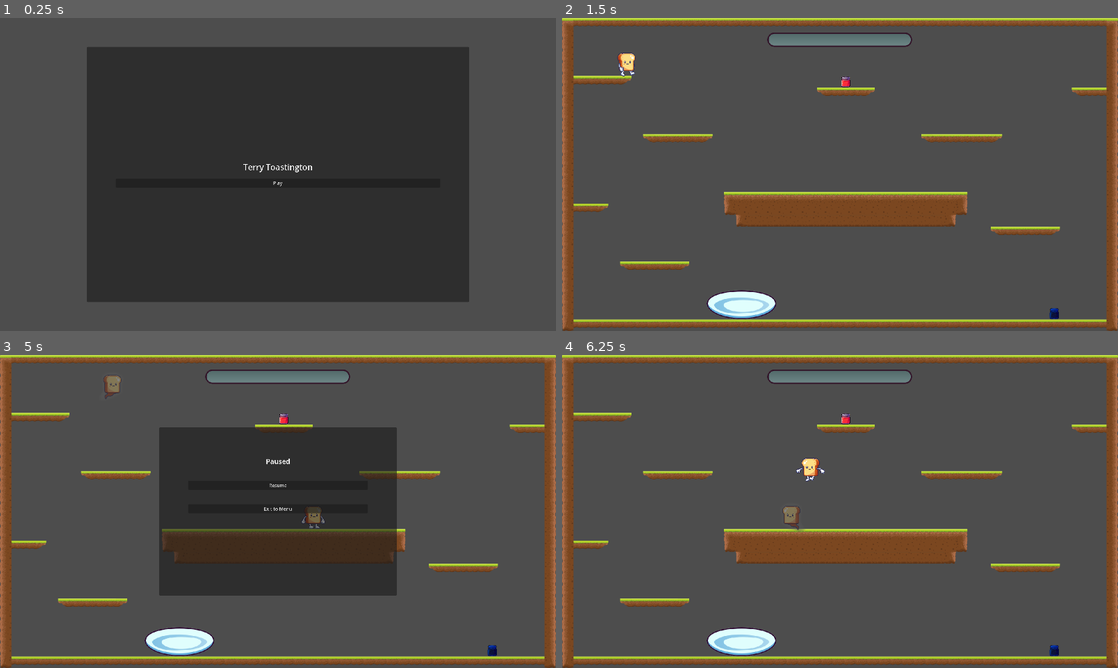
Above: before the commit, frames 1-4 (two rows, left to right).
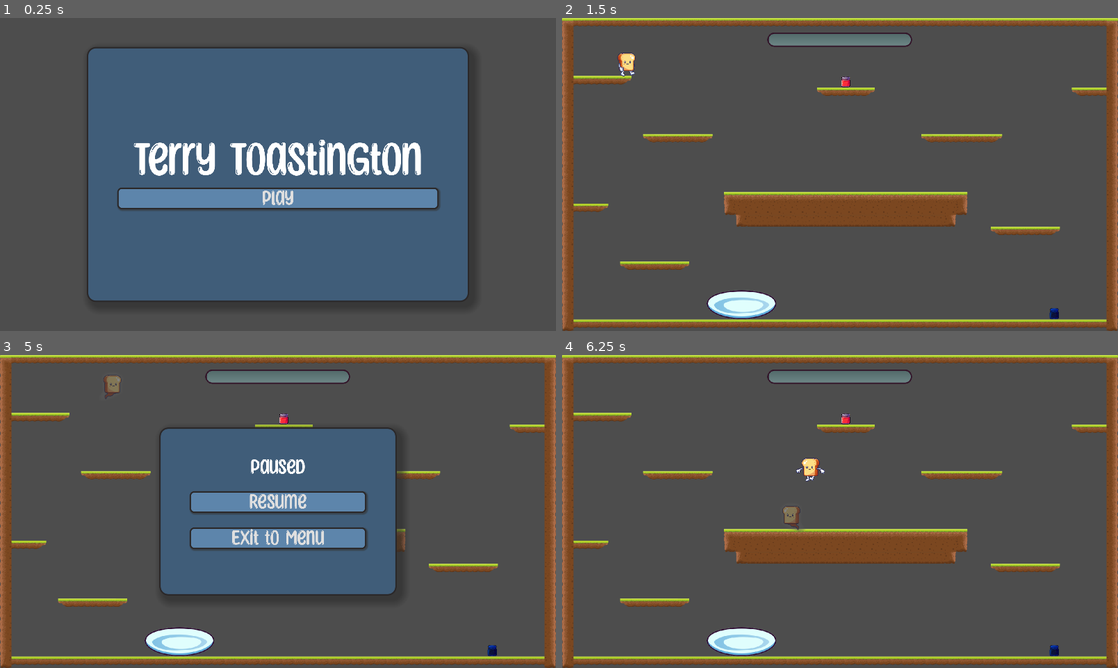
Above: after the commit, the same moments.

Repository: Alliance-of-Numpties/terry-toastington
Game: Godot game, scene res://scenes/home_menu.tscn
The game is run twice, just before and just after one commit, with the same random seed, the same clock (stepped at 60 frames per second) and the same inputs.
Inputs (mouse positions are in pixels of both pictures, inside the frame that each line leads up to):
- Up to frame 1 (0.25 s): no input
- Up to frame 2 (1.5 s): click "Play" at 0.5 s; tap Enter at 1.25 s; move the mouse to (962, 158) at 1.27 s; press the mouse at (962, 158) at 1.28 s; hold D (right) from 1.28 s (still down)
- Up to frame 3 (5 s): tap Space (jump) at 1.52, 2.27, 3.77, 4.52 s; move the mouse to (166, 527) at 2.02 s; release the mouse at (166, 527) at 2.03 s; click (166, 527) at 2.1 s; move the mouse to (333, 442) at 2.77 s; release D (right) at 2.78 s; press the mouse at (333, 442) at 2.78 s; hold A (left) 2.78-3.53 s; move the mouse to (250, 574) at 3.52 s; release the mouse at (250, 574) at 3.53 s; hold D (right) from 3.53 s (still down); click (250, 574) at 3.6 s; move the mouse to (444, 558) at 4.27 s; press the mouse at (444, 558) at 4.28 s; tap Escape (pause) at 4.9 s
- Up to frame 4 (6.25 s): release D (right) at 5 s; release the mouse at (1006, 558) at 5 s; click "Resume" at 5 s; move the mouse to (673, 464) at 5.77 s; hold A (left) from 5.78 s (still down); click (673, 464) at 5.85 s; tap Space (jump) at 6.02 s

The runs differ from the first frame. In frame 1, 54% of the frame differs, in the area x 15-85%, y 9-91%; in frame 2, nothing differs; in frame 3, 22%; in frame 4, nothing differs.

Commit message:
Add the uitheme

Diff:
--- a/scenes/home_menu.tscn
+++ b/scenes/home_menu.tscn
@@ -1,6 +1,7 @@
-[gd_scene load_steps=2 format=3 uid="uid://djqwrq68u16oe"]
+[gd_scene load_steps=3 format=3 uid="uid://djqwrq68u16oe"]
 
 [ext_resource type="Script" path="res://scenes/home_menu.gd" id="1_a04vd"]
+[ext_resource type="Theme" uid="uid://dq20watocg4r0" path="res://uitheme.tres" id="1_rtgdx"]
 
 [node name="HomeMenu" type="Control"]
 layout_mode = 3
@@ -9,6 +10,7 @@
 anchor_bottom = 1.0
 grow_horizontal = 2
 grow_vertical = 2
+theme = ExtResource("1_rtgdx")
 script = ExtResource("1_a04vd")
 
 [node name="MarginContainer" type="MarginContainer" parent="."]
--- a/scenes/main.tscn
+++ b/scenes/main.tscn
@@ -1,9 +1,10 @@
-[gd_scene load_steps=5 format=3 uid="uid://doscg0l784buy"]
+[gd_scene load_steps=6 format=3 uid="uid://doscg0l784buy"]
 
 [ext_resource type="Script" path="res://scenes/main.gd" id="1_eweg8"]
 [ext_resource type="PackedScene" uid="uid://drl07qwrgk6kx" path="res://scenes/level1.tscn" id="2_a0qif"]
 [ext_resource type="PackedScene" uid="uid://y4myx5d48fjb" path="res://music.tscn" id="2_vim5l"]
 [ext_resource type="PackedScene" uid="uid://djqwrq68u16oe" path="res://scenes/home_menu.tscn" id="3_c6lai"]
+[ext_resource type="PackedScene" uid="uid://bskr03k7bgleo" path="res://scenes/pause_menu.tscn" id="5_w54vl"]
 
 [node name="Main" type="Node"]
 script = ExtResource("1_eweg8")
@@ -12,57 +13,8 @@
 
 [node name="Music" parent="." instance=ExtResource("2_vim5l")]
 
-[node name="PauseMenu" type="Control" parent="."]
-process_mode = 2
+[node name="PauseMenu" parent="." instance=ExtResource("5_w54vl")]
 visible = false
-z_index = 200
-layout_mode = 3
-anchors_preset = 15
-anchor_right = 1.0
-anchor_bottom = 1.0
-grow_horizontal = 2
-grow_vertical = 2
 
-[node name="MarginContainer" type="MarginContainer" parent="PauseMenu"]
-layout_mode = 1
-anchors_preset = 15
-anchor_right = 1.0
-anchor_bottom = 1.0
-grow_horizontal = 2
-grow_vertical = 2
-theme_override_constants/margin_left = 550
-theme_override_constants/margin_top = 250
-theme_override_constants/margin_right = 550
-theme_override_constants/margin_bottom = 250
-
-[node name="PanelContainer" type="PanelContainer" parent="PauseMenu/MarginContainer"]
-layout_mode = 2
-
-[node name="MarginContainer" type="MarginContainer" parent="PauseMenu/MarginContainer/PanelContainer"]
-layout_mode = 2
-theme_override_constants/margin_left = 100
-theme_override_constants/margin_top = 100
-theme_override_constants/margin_right = 100
-theme_override_constants/margin_bottom = 100
-
-[node name="VBoxContainer" type="VBoxContainer" parent="PauseMenu/MarginContainer/PanelContainer/MarginContainer"]
-layout_mode = 2
-theme_override_constants/separation = 50
-
-[node name="Label" type="Label" parent="PauseMenu/MarginContainer/PanelContainer/MarginContainer/VBoxContainer"]
-layout_mode = 2
-theme_type_variation = &"HeaderMedium"
-text = "Paused"
-horizontal_alignment = 1
-
-[node name="Resume" type="Button" parent="PauseMenu/MarginContainer/PanelContainer/MarginContainer/VBoxContainer"]
-layout_mode = 2
-text = "Resume"
-
-[node name="Exit To Menu" type="Button" parent="PauseMenu/MarginContainer/PanelContainer/MarginContainer/VBoxContainer"]
-layout_mode = 2
-text = "Exit to Menu
-"
-
-[connection signal="pressed" from="PauseMenu/MarginContainer/PanelContainer/MarginContainer/VBoxContainer/Resume" to="." method="resume_game"]
-[connection signal="pressed" from="PauseMenu/MarginContainer/PanelContainer/MarginContainer/VBoxContainer/Exit To Menu" to="." method="exit_to_menu"]
+[connection signal="quit" from="PauseMenu" to="." method="exit_to_menu"]
+[connection signal="resume" from="PauseMenu" to="." method="resume_game"]
--- /dev/null
+++ b/scenes/pause_menu.tscn
@@ -0,0 +1,60 @@
+[gd_scene load_steps=3 format=3 uid="uid://bskr03k7bgleo"]
+
+[ext_resource type="Script" path="res://scripts/pause_menu.gd" id="1_nxuj6"]
+[ext_resource type="Theme" uid="uid://dq20watocg4r0" path="res://uitheme.tres" id="1_qo0fw"]
+
+[node name="PauseMenu" type="Control"]
+process_mode = 2
+z_index = 200
+layout_mode = 3
+anchors_preset = 15
+anchor_right = 1.0
+anchor_bottom = 1.0
+grow_horizontal = 2
+grow_vertical = 2
+theme = ExtResource("1_qo0fw")
+script = ExtResource("1_nxuj6")
+
+[node name="MarginContainer" type="MarginContainer" parent="."]
+layout_mode = 1
+anchors_preset = 15
+anchor_right = 1.0
+anchor_bottom = 1.0
+grow_horizontal = 2
+grow_vertical = 2
+theme_override_constants/margin_left = 550
+theme_override_constants/margin_top = 250
+theme_override_constants/margin_right = 550
+theme_override_constants/margin_bottom = 250
+
+[node name="PanelContainer" type="PanelContainer" parent="MarginContainer"]
+layout_mode = 2
+
+[node name="MarginContainer" type="MarginContainer" parent="MarginContainer/PanelContainer"]
+layout_mode = 2
+theme_override_constants/margin_left = 100
+theme_override_constants/margin_top = 100
+theme_override_constants/margin_right = 100
+theme_override_constants/margin_bottom = 100
+
+[node name="VBoxContainer" type="VBoxContainer" parent="MarginContainer/PanelContainer/MarginContainer"]
+layout_mode = 2
+theme_override_constants/separation = 50
+
+[node name="Label" type="Label" parent="MarginContainer/PanelContainer/MarginContainer/VBoxContainer"]
+layout_mode = 2
+theme_type_variation = &"HeaderMedium"
+text = "Paused"
+horizontal_alignment = 1
+
+[node name="Resume" type="Button" parent="MarginContainer/PanelContainer/MarginContainer/VBoxContainer"]
+layout_mode = 2
+text = "Resume"
+
+[node name="Exit To Menu" type="Button" parent="MarginContainer/PanelContainer/MarginContainer/VBoxContainer"]
+layout_mode = 2
+text = "Exit to Menu
+"
+
+[connection signal="pressed" from="MarginContainer/PanelContainer/MarginContainer/VBoxContainer/Resume" to="." method="_on_resume_pressed"]
+[connection signal="pressed" from="MarginContainer/PanelContainer/MarginContainer/VBoxContainer/Exit To Menu" to="." method="_on_exit_to_menu_pressed"]
--- /dev/null
+++ b/scripts/pause_menu.gd
@@ -0,0 +1,11 @@
+extends Control
+
+signal resume
+signal quit
+
+func _on_resume_pressed():
+	resume.emit()
+
+
+func _on_exit_to_menu_pressed():
+	quit.emit()
--- /dev/null
+++ b/uitheme.tres
@@ -0,0 +1,79 @@
+[gd_resource type="Theme" load_steps=7 format=3 uid="uid://dq20watocg4r0"]
+
+[ext_resource type="FontFile" uid="uid://cnhin3xdy7qpx" path="res://sunny-spells-font/SunnyspellsRegular-MV9ze.otf" id="1_8ds7c"]
+
+[sub_resource type="StyleBoxFlat" id="StyleBoxFlat_vavev"]
+bg_color = Color(0.254902, 0.34902, 0.462745, 1)
+border_width_left = 5
+border_width_top = 5
+border_width_right = 5
+border_width_bottom = 5
+border_color = Color(0.168841, 0.157787, 0.161724, 1)
+corner_radius_top_left = 15
+corner_radius_top_right = 15
+corner_radius_bottom_right = 15
+corner_radius_bottom_left = 15
+
+[sub_resource type="StyleBoxFlat" id="StyleBoxFlat_4ny6s"]
+bg_color = Color(0.27451, 0.360784, 0.466667, 1)
+border_width_left = 5
+border_width_top = 5
+border_width_right = 5
+border_width_bottom = 5
+border_color = Color(0.168841, 0.157787, 0.161724, 1)
+corner_radius_top_left = 15
+corner_radius_top_right = 15
+corner_radius_bottom_right = 15
+corner_radius_bottom_left = 15
+
+[sub_resource type="StyleBoxFlat" id="StyleBoxFlat_u74jy"]
+bg_color = Color(0.364706, 0.521569, 0.670588, 1)
+border_width_left = 5
+border_width_top = 5
+border_width_right = 5
+border_width_bottom = 5
+border_color = Color(0.168841, 0.157787, 0.161724, 1)
+corner_radius_top_left = 15
+corner_radius_top_right = 15
+corner_radius_bottom_right = 15
+corner_radius_bottom_left = 15
+shadow_color = Color(0.207843, 0.207843, 0.207843, 0.6)
+shadow_size = 5
+shadow_offset = Vector2(3, 3)
+
+[sub_resource type="StyleBoxFlat" id="StyleBoxFlat_mb8wj"]
+bg_color = Color(0.188235, 0.258824, 0.337255, 1)
+border_width_left = 5
+border_width_top = 5
+border_width_right = 5
+border_width_bottom = 5
+border_color = Color(0.168841, 0.157787, 0.161724, 1)
+corner_radius_top_left = 15
+corner_radius_top_right = 15
+corner_radius_bottom_right = 15
+corner_radius_bottom_left = 15
+
+[sub_resource type="StyleBoxFlat" id="StyleBoxFlat_t4eh2"]
+bg_color = Color(0.25098, 0.364706, 0.47451, 1)
+border_width_left = 5
+border_width_top = 5
+border_width_right = 5
+border_width_bottom = 5
+border_color = Color(0.168627, 0.156863, 0.160784, 1)
+corner_radius_top_left = 30
+corner_radius_top_right = 30
+corner_radius_bottom_right = 30
+corner_radius_bottom_left = 30
+shadow_color = Color(0.164706, 0.164706, 0.164706, 0.6)
+shadow_size = 30
+shadow_offset = Vector2(15, 15)
+
+[resource]
+default_font = ExtResource("1_8ds7c")
+default_font_size = 80
+Button/styles/disabled = SubResource("StyleBoxFlat_vavev")
+Button/styles/hover = SubResource("StyleBoxFlat_4ny6s")
+Button/styles/normal = SubResource("StyleBoxFlat_u74jy")
+Button/styles/pressed = SubResource("StyleBoxFlat_mb8wj")
+HeaderLarge/font_sizes/font_size = 180
+PanelContainer/styles/panel = SubResource("StyleBoxFlat_t4eh2")
Binary file added: sunny-spells-font/SunnyspellsRegular-MV9ze.otf
Not shown, added: sunny-spells-font/SunnyspellsRegular-MV9ze.otf.import
Not shown, added: sunny-spells-font/info.txt
